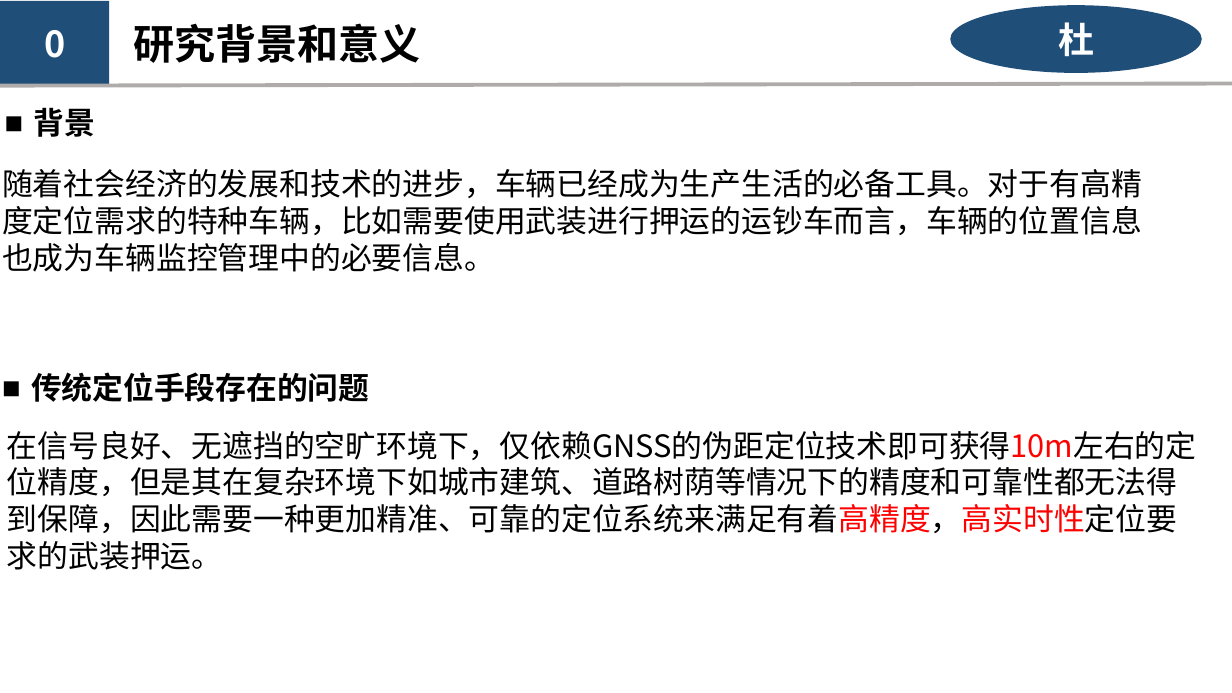
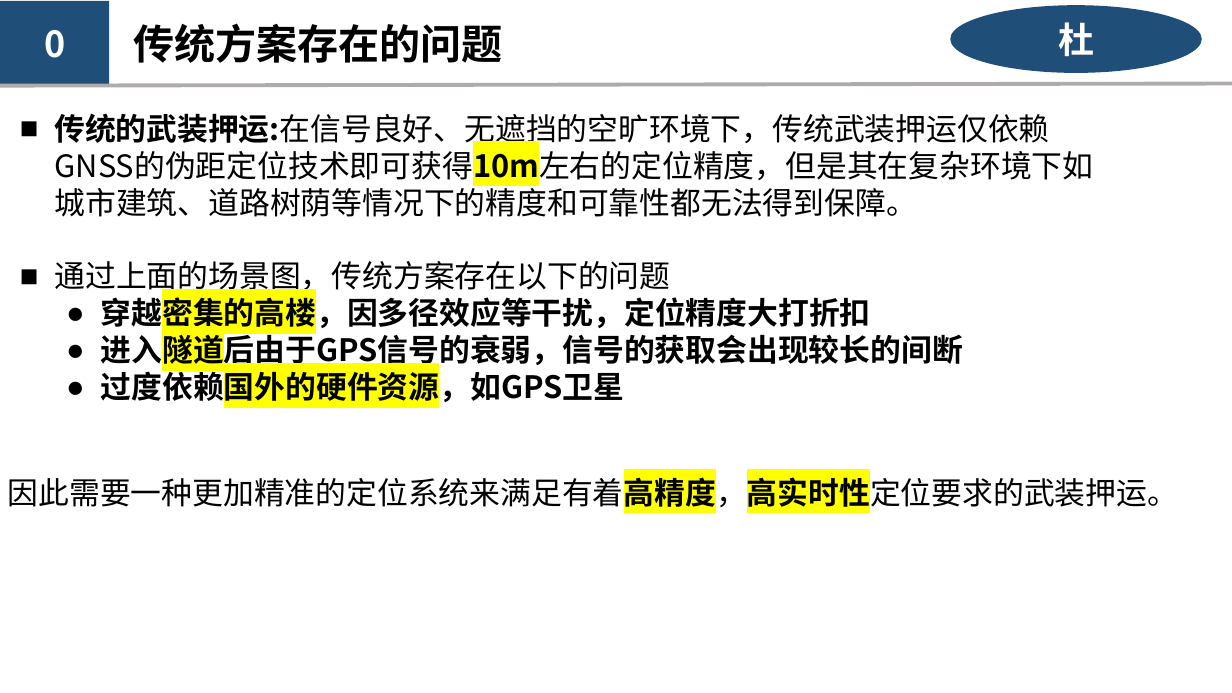
Before and after one commit to kashima19960/ppt-summary, a slide deck: slide 4 of du/RTK-Du.pptx (slide 2 before the commit). Drawn at 1232x693 pixels with LibreOffice and Linux fonts; fonts in the diff are those of the drawing. Boxes give left, top, right and bottom in pixels: in the first picture for what was removed or moved away, otherwise in the second. Text is boxed around its words. In the diff, an @@ line names an element or a change of style, - is before the commit and + after.

```diff
--- a/du/RTK-Du.pptx
+++ b/du/RTK-Du.pptx
@@ text at (133,23,503,63): text changed @@
-研究背景和意义
+传统方案存在的问题
@@ text removed at (34,107,96,137) @@
-■ 背景
@@ text added at (55,113,1094,407), 24 pt, text #000000 @@
+■ 传统的武装押运:在信号良好、无遮挡的空旷环境下，传统武装押运仅依赖GNSS的伪距定位技术即可获得10m左右的定位精度，但是其在复杂环境下如城市建筑、道路树荫等情况下的精度和可靠性都无法得到保障。
+■ 通过上面的场景图，传统方案存在以下的问题
+  ● 穿越密集的高楼，因多径效应等干扰，定位精度大打折扣
+  ● 进入隧道后由于GPS信号的衰弱，信号的获取会出现较长的间断
+  ● 过度依赖国外的硬件资源，如GPS卫星
@@ text removed at (2,169,1142,272) @@
-随着社会经济的发展和技术的进步，车辆已经成为生产生活的必备工具。对于有高精度定位需求的特种车辆，比如需要使用武装进行押运的运钞车而言，车辆的位置信息也成为车辆监控管理中的必要信息。
@@ text removed at (31,372,369,402) @@
-■ 传统定位手段存在的问题
@@ text at (8,473,1178,513): text changed @@
-在信号良好、无遮挡的空旷环境下，仅依赖GNSS的伪距定位技术即可获得10m左右的定位精度，但是其在复杂环境下如城市建筑、道路树荫等情况下的精度和可靠性都无法得到保障，因此需要一种更加精准、可靠的定位系统来满足有着高精度，高实时性定位要求的武装押运。
+  因此需要一种更加精准的定位系统来满足有着高精度，高实时性定位要求的武装押运。
```
Also in this commit, not shown: 7 other slides changed, 8 slides added, 3 slides removed, 2 other files.
